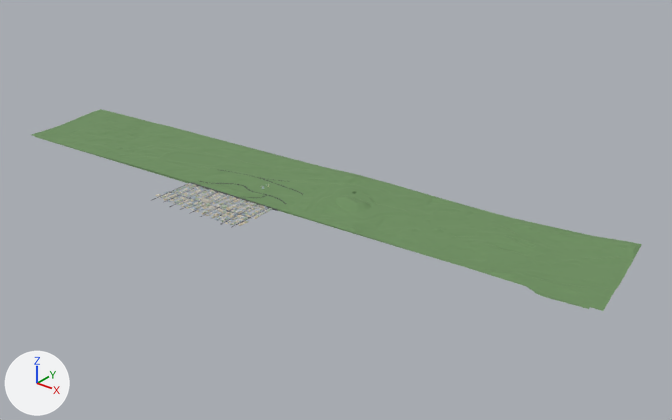
One commit to the glTF model public/tiles/tile_4_14.glb: the scene before it, then after it.
Both versions are drawn from a 50 mm lens placed at (816.0, -7019.0, 2884.0), pointed at (-3001.0, -2247.0, -74.0). Arrows for +X, +Y and +Z are at lower left; the lights stay in place. The first picture is the older version. Where no turn or scale is listed for an object, it has been applied to the vertices.

The scene before the commit, as lines of its bpy script (objects in view):
```python
me_bld_4_14 = bpy.data.meshes.new('bld_4_14')
me_bld_4_14.from_pydata(...)  # 11684 vertices, 16334 faces; spans x -412.0..412.0, y -340.0..340.0, z -15.0..15.0
me_bld_4_14.materials.append(mat_cityvc)
me_grn_4_14 = bpy.data.meshes.new('grn_4_14')
me_grn_4_14.from_pydata(...)  # 63350 vertices, 126592 faces; spans x -2537.0..2537.0, y -581.0..581.0, z -63.0..63.0
me_grn_4_14.materials.append(mat_cityvc)
ob_bld_4_14 = bpy.data.objects.new('bld_4_14', me_bld_4_14)
ob_bld_4_14.location = (-3568.0, -2768.0, 71.0)
ob_grn_4_14 = bpy.data.objects.new('grn_4_14', me_grn_4_14)
ob_grn_4_14.location = (-3345.0, -2278.0, 67.0)
```
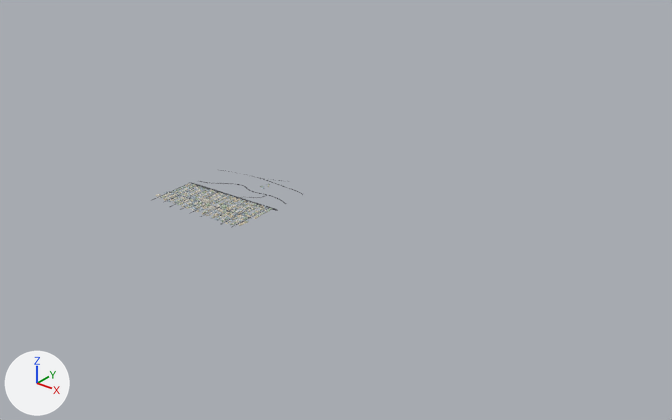
Boxes [x1, y1, x2, y2] around the edits, measured in the pictures (672 x 420 px):
'grn_4_14', deleted (green)
    before: [32, 109, 642, 311]

The edits, one by one:
Object 'grn_4_14' (ob_grn_4_14) is deleted.
